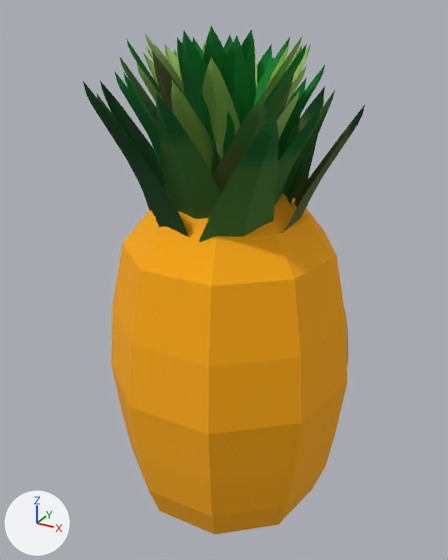
The glTF model models/ananas.glb as it was, and as the next commit left it.
One viewpoint serves both versions: a camera (50 mm lens) standing at (10.82, -20.1, 19.54) and looking at (-0.32, 0.16, 9.41). Every picture has the same lights, and +X, +Y and +Z are marked at lower left. Objects named as collision shapes, trigger or cutter boxes, shadow casters or lower levels of detail are left out. Where no turn or scale is listed for an object, it has been applied to the vertices. Vertices at the same position are counted once.

In view in the first picture: 'Ananas', 'feuilles'.
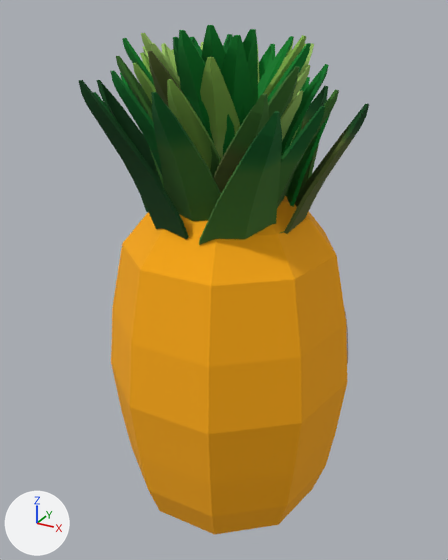
What differs and where, as boxes (x1, y1, x2, y2) in the pictures (448 x 560 px):
'feuilles', reshaped: before (83, 26, 365, 242); after (79, 25, 369, 245)
part 1 of me_sphere_001, added (green): after (79, 25, 369, 245)

The change, as a diff of the scene's bpy script:
```diff
--- a/models/ananas.glb.py
+++ b/models/ananas.glb.py
@@ me_sphere_001 @@
 # used by ob_feuilles; location = (-0.3, 0.27, 15.42)
-me_sphere_001.from_pydata(...)  # 1553 vertices, 1873 faces; spans x -4.99..4.99, y -5.07..5.07, z -3.65..3.65
+me_sphere_001.from_pydata(...)  # 3319 vertices, 6503 faces; spans x -5.12..5.11, y -5.2..5.19, z -3.72..3.65
+# me_sphere_001 part 1: 1766 vertices added at x -5.12..5.11, y -5.2..5.19, z -3.72..3.64
 me_sphere_001.materials.append(mat_general)
```
